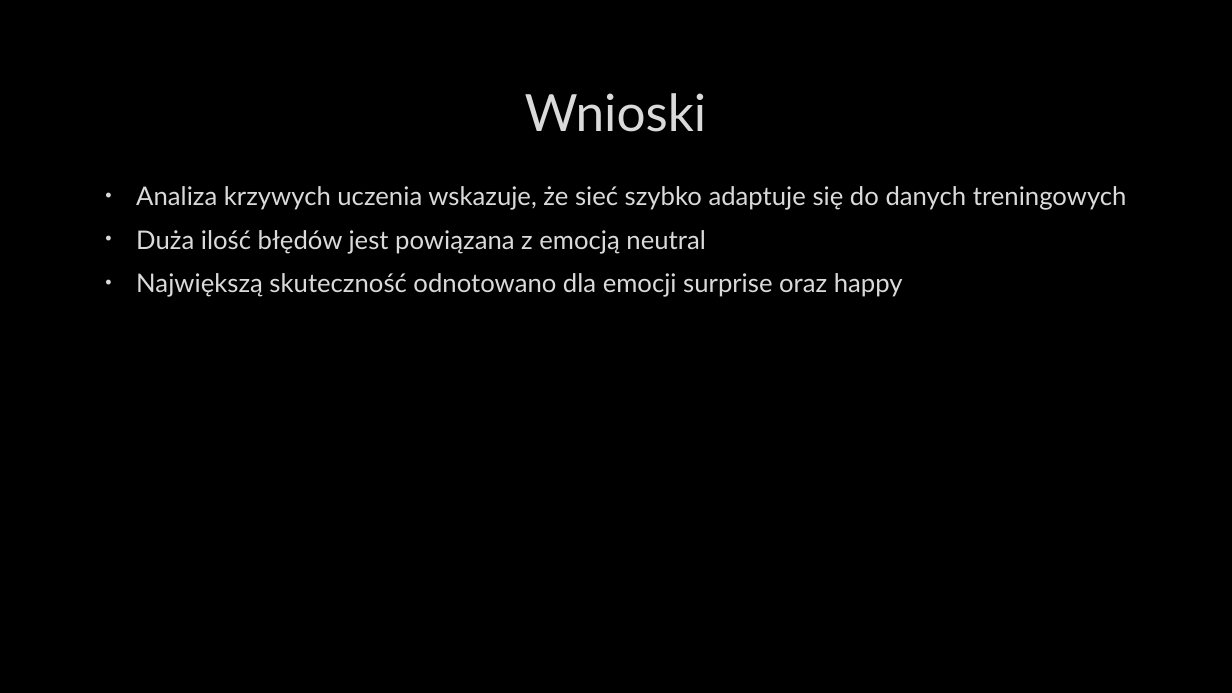
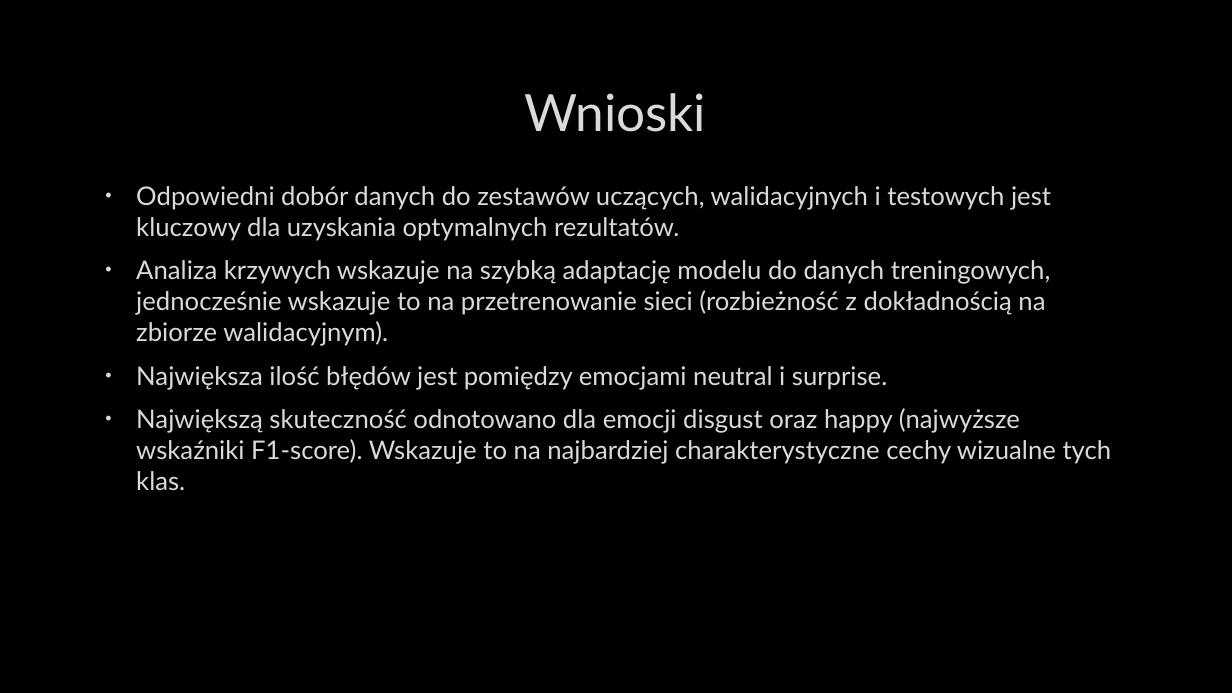
Before and after one commit to OskarMulcan/PSN_neural_networks_project, a slide deck: slide 8 of PSN_prezentacja.pptx. Drawn at 1232x693 pixels with LibreOffice and Linux fonts; fonts in the diff are those of the drawing; background and template pictures are left out. Boxes give left, top, right and bottom in pixels: in the first picture for what was removed or moved away, otherwise in the second. Text is boxed around its words. In the diff, an @@ line names an element or a change of style, - is before the commit and + after.

```diff
--- a/PSN_prezentacja.pptx
+++ b/PSN_prezentacja.pptx
@@ text at (136, 186, 1112, 490): text changed @@
-• Analiza krzywych uczenia wskazuje, że sieć szybko adaptuje się do danych treningowych
-• Duża ilość błędów jest powiązana z emocją neutral
-• Największą skuteczność odnotowano dla emocji surprise oraz happy
+• Odpowiedni dobór danych do zestawów uczących, walidacyjnych i testowych jest kluczowy dla uzyskania optymalnych rezultatów.
+• Analiza krzywych wskazuje na szybką adaptację modelu do danych treningowych, jednocześnie wskazuje to na przetrenowanie sieci (rozbieżność z dokładnością na zbiorze walidacyjnym).
+• Największa ilość błędów jest pomiędzy emocjami neutral i surprise.
+• Największą skuteczność odnotowano dla emocji disgust oraz happy (najwyższe wskaźniki F1-score). Wskazuje to na najbardziej charakterystyczne cechy wizualne tych klas.
```
Also in this commit, not shown: 2 other slides changed, 2 other files.
